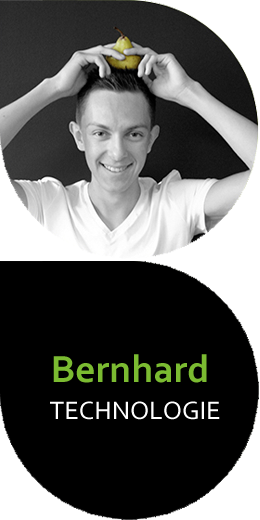
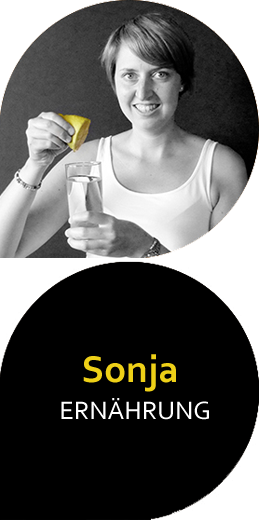
Layer changes from the first 260 × 520 image to the second:
showed group "sonja" (5 layers) over [left=0, top=0, right=259, bottom=520]
hid group "bernhard" (5 layers) over [left=0, top=0, right=259, bottom=520]
